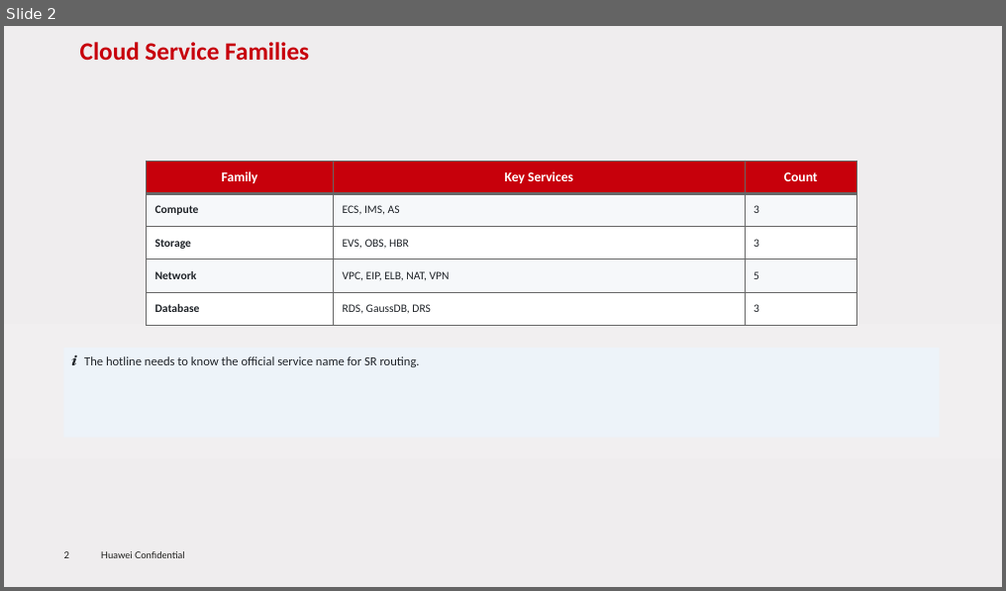
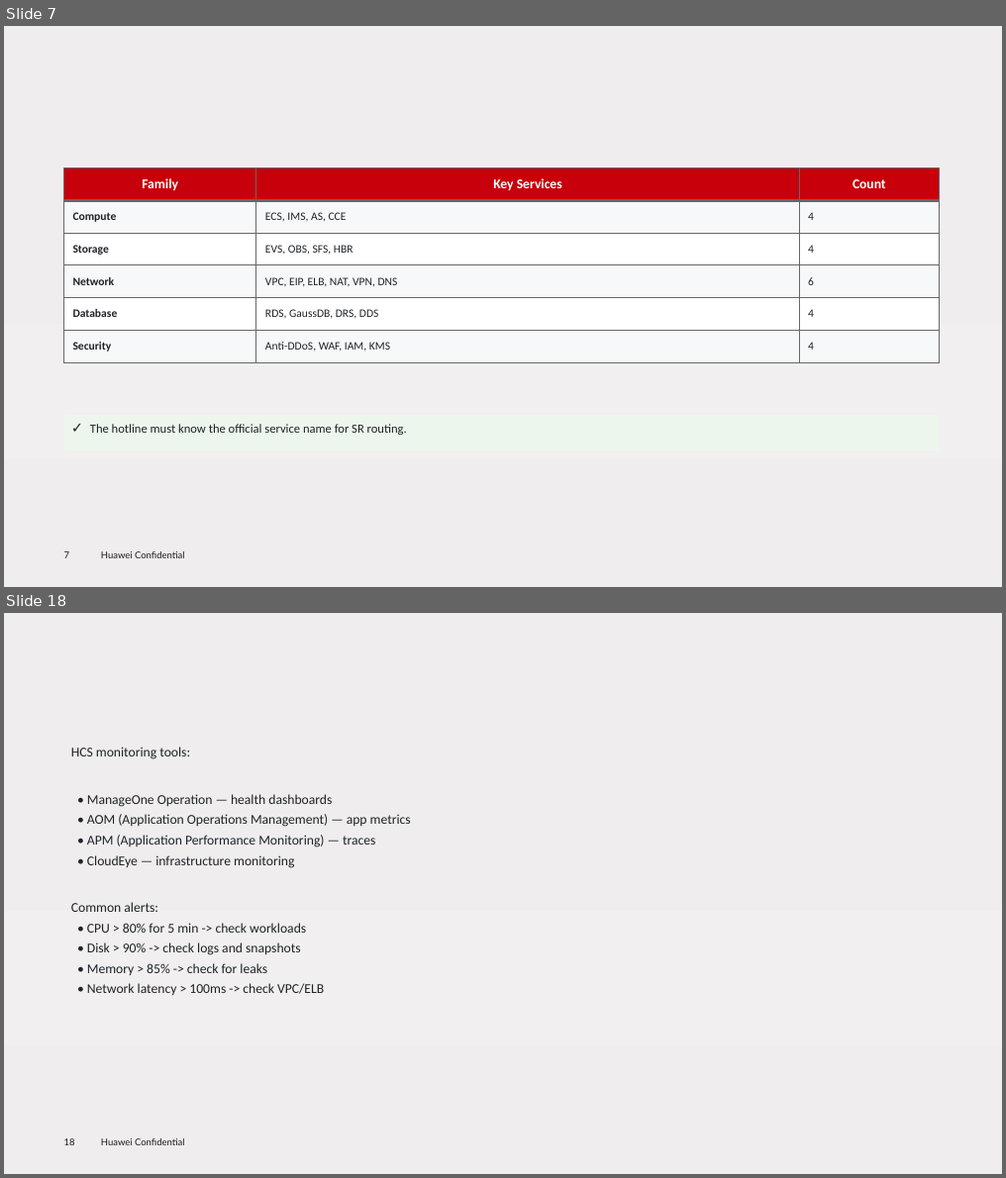
Before and after one commit to RaulMyron/Huawei-doc-templates, a slide deck: examples/ppt/en/sample-en.pptx. Shown one above the other, each under a label of ours: slide 2 before the commit, slides 7 and 18 after it; the slides between them are not shown. The pictures are 1006x591 and 1006x1178 pixels, drawn with LibreOffice and Linux fonts; fonts in the diff are those of the drawing; background and template pictures are left out. Boxes give left, top, right and bottom in pixels: in the first picture for what was removed or moved away, otherwise in the second. Text is boxed around its words. In the diff, an @@ line names an element or a change of style, - is before the commit and + after.

Commit message:
PPT library: flowcharts, auto-size callouts, table overflow fix, title positioning
- Add flowchart helpers: flow_box, flow_arrow, flow_decision,
  flowchart_vertical, flowchart_horizontal
- Callout boxes: dynamic height based on text length, no footer overlap
- Tables: auto-calculate column widths from content, prevent overflow,
  reduce font size for many columns
- Lower content slide titles (top=0.35 instead of template default)
- Add FOOTER_Y and MAX_CONTENT_Y constants
- Increase TOP_CONTENT to 1.7 for more space below titles

```diff
--- a/examples/ppt/en/sample-en.pptx
+++ b/examples/ppt/en/sample-en.pptx
@@ slide 18 added at (4, 613, 1002, 1174), background gradient #EFEDEE to #F1EFF0 to #EFEBEC; not listed: 2 template elements that a slide beside it also shows @@
@@ text added at (71, 747, 411, 995), 13 pt, text #1F2328 @@
+HCS monitoring tools:
+• ManageOne Operation — health dashboards
+• AOM (Application Operations Management) — app metrics
+• APM (Application Performance Monitoring) — traces
+• CloudEye — infrastructure monitoring
+Common alerts:
+• CPU > 80% for 5 min -> check workloads
+• Disk > 90% -> check logs and snapshots
+• Memory > 85% -> check for leaks
+• Network latency > 100ms -> check VPC/ELB
@@ what was slide 2 is now slide 7 @@
@@ slide 7 changed as well @@
@@ title removed at (80, 42, 309, 60) @@
-Cloud Service Families
@@ table at (63, 169, 939, 363) @@
-row 2: Compute | ECS, IMS, AS | 3
-row 3: Storage | EVS, OBS, HBR | 3
-row 4: Network | VPC, EIP, ELB, NAT, VPN | 5
-row 5: Database | RDS, GaussDB, DRS | 3
+row 2: Compute | ECS, IMS, AS, CCE | 4
+row 3: Storage | EVS, OBS, SFS, HBR | 4
+row 4: Network | VPC, EIP, ELB, NAT, VPN, DNS | 6
+row 5: Database | RDS, GaussDB, DRS, DDS | 4
+row 6: Security | Anti-DDoS, WAF, IAM, KMS | 4
@@ table: place and size @@
-table at (147, 161, 856, 325)
+table at (63, 169, 939, 363)
@@ text at (90, 424, 407, 435): text changed @@
-ℹ The hotline needs to know the official service name for SR routing.
+✓ The hotline must know the official service name for SR routing.
@@ page number at (64, 552, 69, 559): text changed @@
-2
+7
```
Also in this commit, not shown: 1 other slide changed, 21 other slides added, 1 slide removed, 7 other files.
